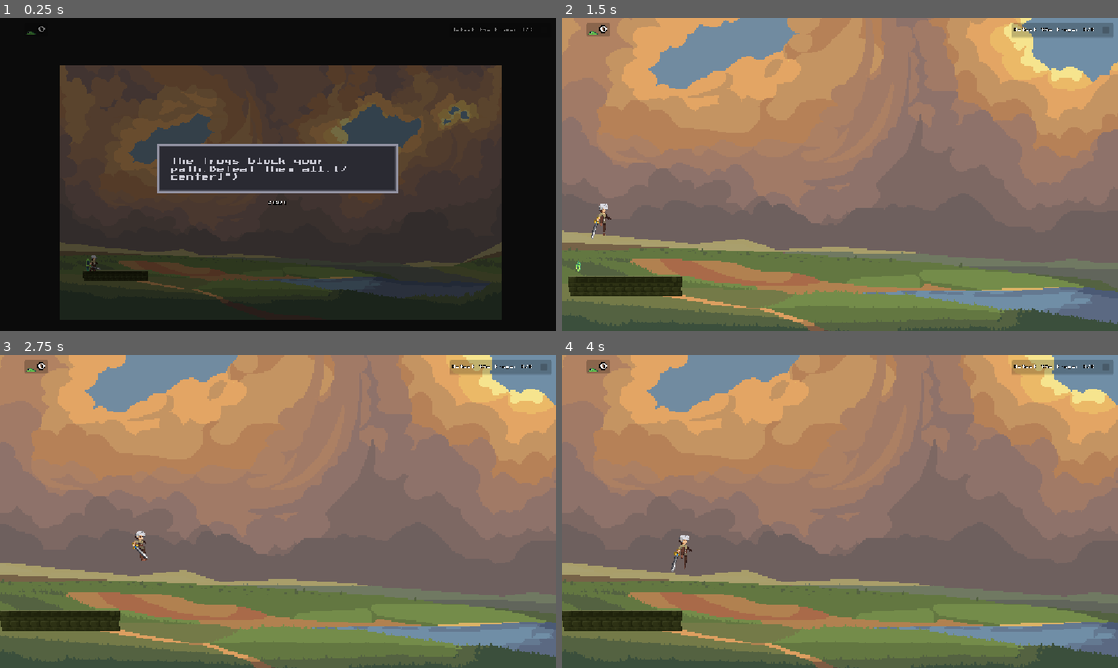
Above: before the commit, frames 1-4 (two rows, left to right).
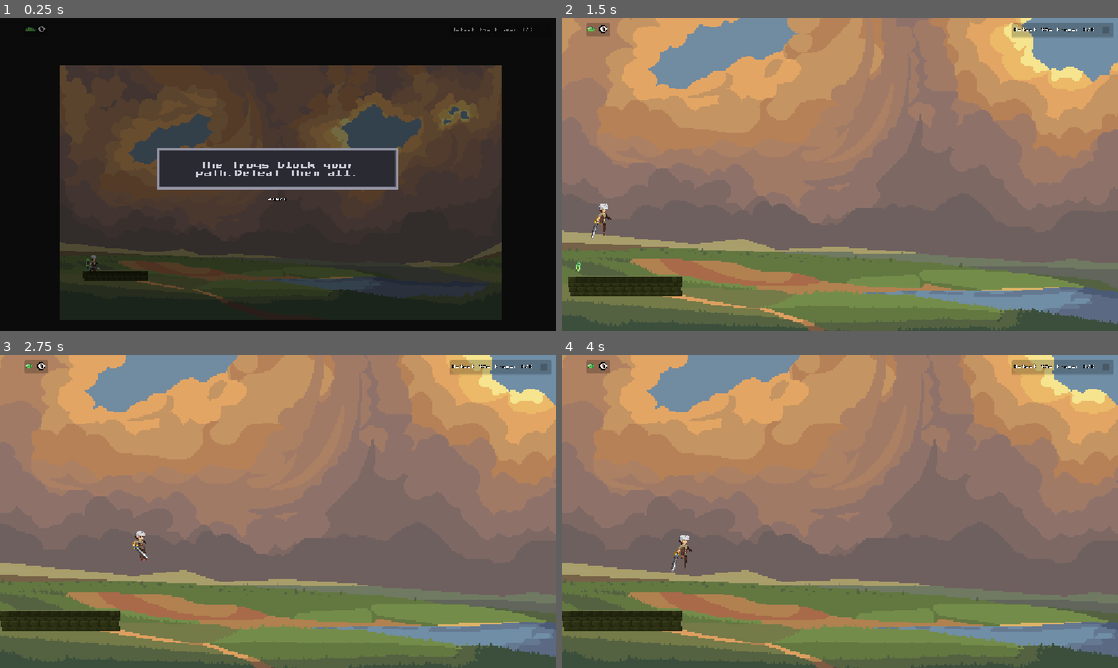
Above: after the commit, the same moments.

Repository: FoxerBN/samurai-revenge
Game: Godot game, scene res://scenes/levels/level_2.tscn
The game is run twice, just before and just after one commit, with the same random seed, the same clock (stepped at 60 frames per second) and the same inputs. This scene is started directly instead of the project's main scene. Sound files missing from this copy of the repository are replaced by a short silence.
Inputs:
- Up to frame 1 (0.25 s): no input
- Up to frame 2 (1.5 s): click "START" at 0.5 s; tap Enter (ui_accept) at 1.25 s; hold Right (ui_right) from 1.28 s (still down); tap E (interact) at 1.35 s
- Up to frame 3 (2.75 s): keep holding Right (ui_right); tap Enter (ui_accept) at 1.52, 2.27 s; tap E (interact) at 2.1 s
- Up to frame 4 (4 s): release Right (ui_right) at 2.78 s; hold Left (ui_left) 2.78-3.53 s; tap E (interact) at 2.85, 3.6 s; hold Right (ui_right) from 3.53 s (still down); tap Enter (ui_accept) at 3.77 s

The runs differ from the first frame. In frame 1, 2.6% of the frame differs, in the area x 4-72%, y 2-60%; in frame 2, less than 0.1%; in frame 3, less than 0.1%; in frame 4, less than 0.1%.

Commit message:
POZNAMKY.md: nahradené čistým návodom (útok zabíja žaby cez Pivot hitbox)
Co-Authored-By: Claude Opus 4.8 <noreply@anthropic.com>

Diff:
--- a/scenes/levels/level_2.tscn
+++ b/scenes/levels/level_2.tscn
@@ -4,6 +4,7 @@
 [ext_resource type="Script" uid="uid://b4t5kbt55n70g" path="res://scripts/levels/level_2.gd" id="1_lvl2"]
 [ext_resource type="PackedScene" uid="uid://bgel6xob83vke" path="res://scenes/ui/story_dialog.tscn" id="2_g2h2n"]
 [ext_resource type="TileSet" uid="uid://clt2ulke4mg7l" path="res://resources/world_tile_set.tres" id="2_ra442"]
+[ext_resource type="AudioStream" uid="uid://cunc8a0psakkm" path="res://assets/music/14 - Tales of Firelight Town.mp3" id="3_3p04p"]
 [ext_resource type="PackedScene" uid="uid://bad5ehg5lmpb7" path="res://scenes/ui/portal.tscn" id="4_fiq81"]
 [ext_resource type="PackedScene" uid="uid://ecyl3vp6fu5" path="res://scenes/player/player.tscn" id="5_player"]
 [ext_resource type="PackedScene" uid="uid://iog8mc1efdpd" path="res://scenes/ui/hud.tscn" id="6_hud"]
@@ -60,6 +61,10 @@
 scale = Vector2(0.5672743, 0.5821759)
 texture = ExtResource("1_j2425")
 
+[node name="AudioStreamPlayer2D" type="AudioStreamPlayer2D" parent="." unique_id=1684976727]
+stream = ExtResource("3_3p04p")
+autoplay = true
+
 [node name="TileMapLayer" type="TileMapLayer" parent="." unique_id=1317876861]
 tile_map_data = PackedByteArray("AAAAACUAAQALAA4AAAAAACYAAQAKAAwAAAABACUAAQAMAA4AAAABACYAAQALAAwAAAACACUAAQAMAA4AAAACAC …(496 unchanged characters)…
 tile_set = ExtResource("2_ra442")
@@ -79,7 +84,7 @@
 shape = SubResource("RectangleShape2D_g2h2n")
 
 [node name="StoryDialog" parent="." unique_id=272430545 instance=ExtResource("2_g2h2n")]
-pages = ["The frogs block your path.Defeat them all.[/center]\")"]
+pages = ["[center]The frogs block your path.Defeat them all.[/center]"]
 
 [node name="Portal" parent="." unique_id=578555819 instance=ExtResource("4_fiq81")]
 position = Vector2(18, 590)
--- a/scenes/ui/hud.tscn
+++ b/scenes/ui/hud.tscn
@@ -108,6 +108,63 @@
 "speed": 6.0
 }]
 
+[sub_resource type="AtlasTexture" id="AtlasTexture_gonto"]
+atlas = ExtResource("4_enemy")
+region = Rect2(0, 0, 32, 32)
+
+[sub_resource type="AtlasTexture" id="AtlasTexture_cwdlq"]
+atlas = ExtResource("4_enemy")
+region = Rect2(32, 0, 32, 32)
+
+[sub_resource type="AtlasTexture" id="AtlasTexture_o6xly"]
+atlas = ExtResource("4_enemy")
+region = Rect2(64, 0, 32, 32)
+
+[sub_resource type="AtlasTexture" id="AtlasTexture_we3sy"]
+atlas = ExtResource("4_enemy")
+region = Rect2(96, 0, 32, 32)
+
+[sub_resource type="AtlasTexture" id="AtlasTexture_65nxt"]
+atlas = ExtResource("4_enemy")
+region = Rect2(128, 0, 32, 32)
+
+[sub_resource type="AtlasTexture" id="AtlasTexture_el1dq"]
+atlas = ExtResource("4_enemy")
+region = Rect2(160, 0, 32, 32)
+
+[sub_resource type="AtlasTexture" id="AtlasTexture_gmc6u"]
+atlas = ExtResource("4_enemy")
+region = Rect2(192, 0, 32, 32)
+
+[sub_resource type="SpriteFrames" id="SpriteFrames_1e6lo"]
+animations = [{
+"frames": [{
+"duration": 1.0,
+"texture": SubResource("AtlasTexture_gonto")
+}, {
+"duration": 1.0,
+"texture": SubResource("AtlasTexture_cwdlq")
+}, {
+"duration": 1.0,
+"texture": SubResource("AtlasTexture_o6xly")
+}, {
+"duration": 1.0,
+"texture": SubResource("AtlasTexture_we3sy")
+}, {
+"duration": 1.0,
+"texture": SubResource("AtlasTexture_65nxt")
+}, {
+"duration": 1.0,
+"texture": SubResource("AtlasTexture_el1dq")
+}, {
+"duration": 1.0,
+"texture": SubResource("AtlasTexture_gmc6u")
+}],
+"loop": true,
+"name": &"enemy_icon",
+"speed": 5.0
+}]
+
 [node name="Hud" type="CanvasLayer" unique_id=328636459]
 script = ExtResource("1_0mwgc")
 
@@ -144,13 +201,13 @@
 animation = &"coin_icon"
 autoplay = "coin_icon"
 
-[node name="EnemyIcon" type="Sprite2D" parent="Control/PanelContainer/HBoxContainer/IconContainer"]
+[node name="EnemyIcon" type="AnimatedSprite2D" parent="Control/PanelContainer/HBoxContainer/IconContainer" unique_id=1856698567]
 visible = false
-position = Vector2(12.5, 12.5)
-scale = Vector2(0.78, 0.78)
-texture = ExtResource("4_enemy")
-region_enabled = true
-region_rect = Rect2(0, 0, 32, 32)
+position = Vector2(11.250004, 2.5)
+scale = Vector2(0.8587499, 0.8587499)
+sprite_frames = SubResource("SpriteFrames_1e6lo")
+animation = &"enemy_icon"
+autoplay = "enemy_icon"
 
 [node name="Label" type="Label" parent="Control/PanelContainer/HBoxContainer" unique_id=105211291]
 layout_mode = 2
Not shown, added: assets/music/14 - Tales of Firelight Town.mp3.import
Not shown, changed: POZNAMKY.md
Not shown, added: assets/music/14 - Tales of Firelight Town.mp3
